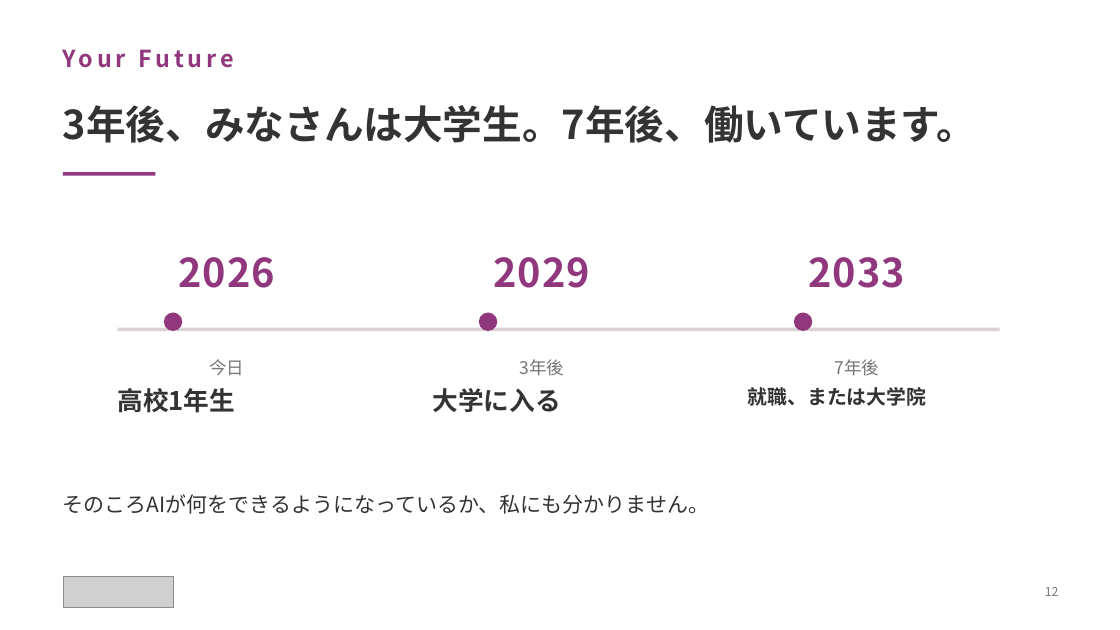
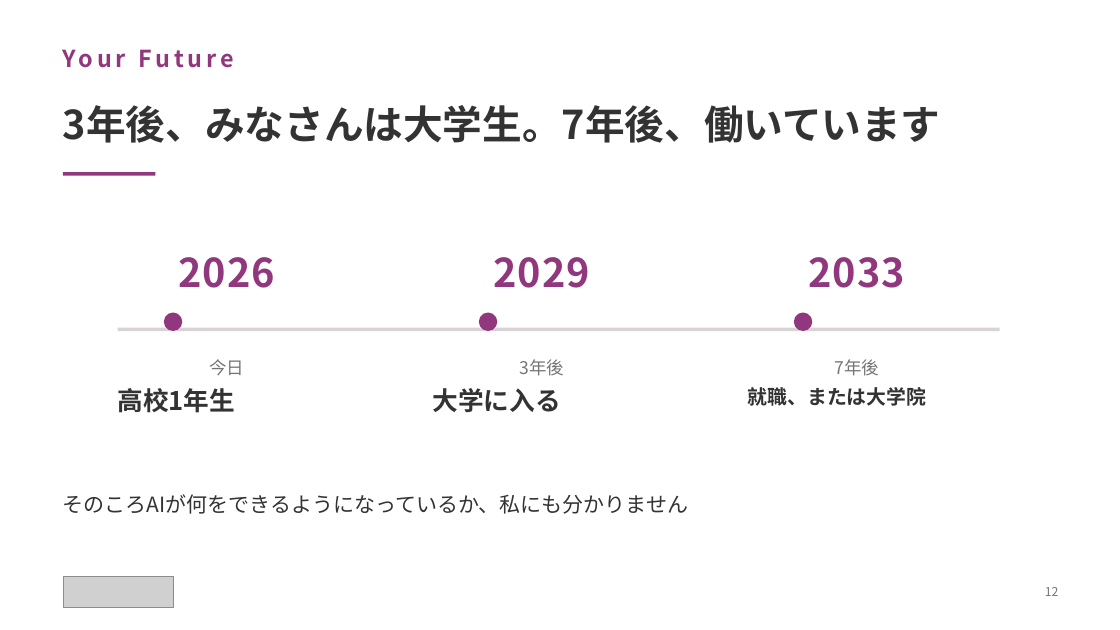
Before and after one commit to yutakaJssst/narashino-visit-1, a slide deck: slide 12 of slides/nichinara20260908.pptx. Drawn at 1120x630 pixels with LibreOffice and Linux fonts; fonts in the diff are those of the drawing; grey boxes stand for pictures. Boxes give left, top, right and bottom in pixels: in the first picture for what was removed or moved away, otherwise in the second. Text is boxed around its words. In the diff, an @@ line names an element or a change of style, - is before the commit and + after.

```diff
--- a/slides/nichinara20260908.pptx
+++ b/slides/nichinara20260908.pptx
@@ text at bbox=[63, 105, 941, 143]: text changed @@
-3年後、みなさんは大学生。7年後、働いています。
+3年後、みなさんは大学生。7年後、働いています
@@ text at bbox=[63, 494, 688, 514]: text changed @@
-そのころAIが何をできるようになっているか、私にも分かりません。
+そのころAIが何をできるようになっているか、私にも分かりません
```
Also in this commit, not shown: 15 other slides changed, 2 other files.
